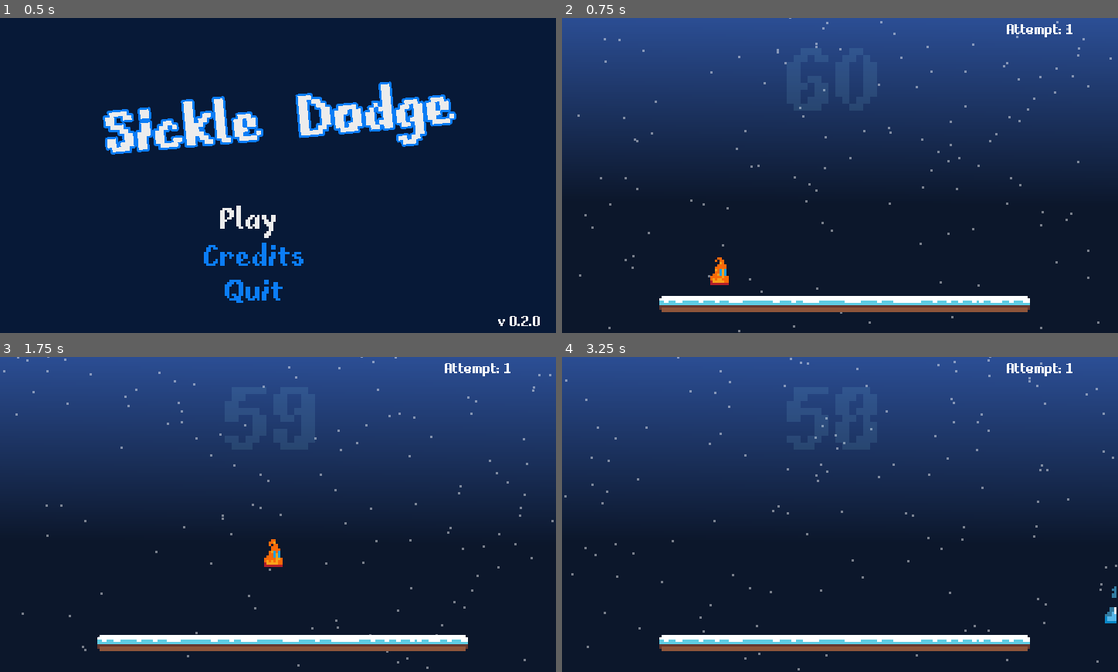
Above: before the commit, frames 1-4 (two rows, left to right).
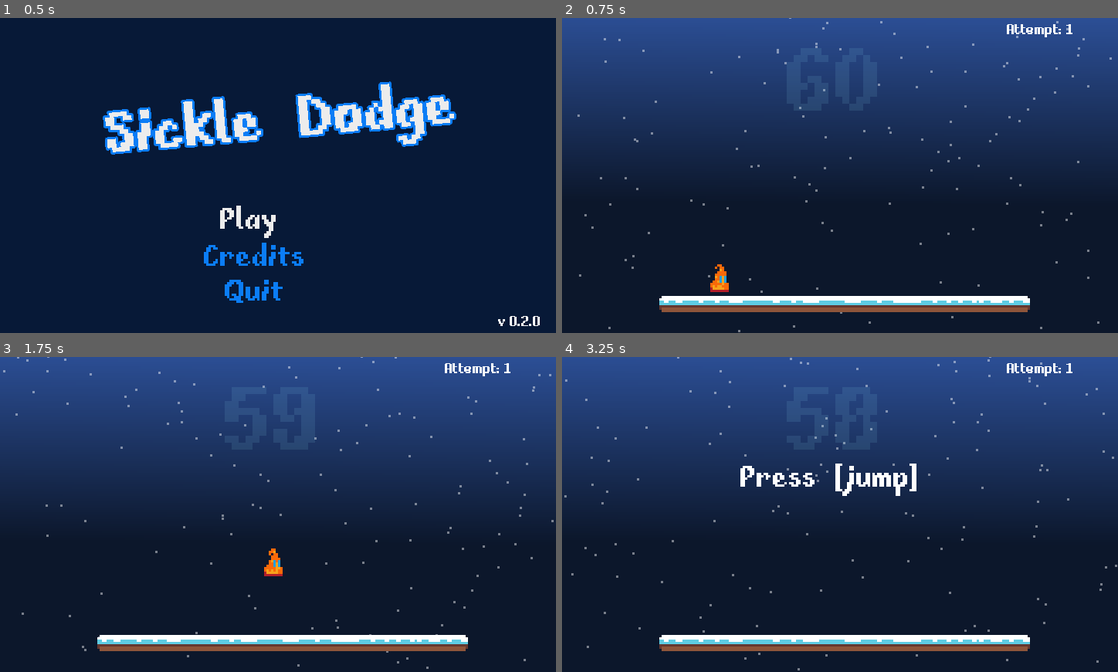
Above: after the commit, the same moments.

Repository: sugarvoid/winter-break-jam
Game: Godot game, scene res://game/menu/title_menu.tscn
Same seed, same stepped clock (60 frames per second), same inputs: the game is played once before the commit and once after it. Sound files missing from this copy of the repository are replaced by a short silence.
Inputs (mouse positions are in pixels of both pictures, inside the frame that each line leads up to):
- Up to frame 1 (0.5 s): no input
- Up to frame 2 (0.75 s): click (934, 125) at 0.5 s
- Up to frame 3 (1.75 s): tap Enter (ui_accept) at 1.25 s; hold D (move_right) from 1.28 s (still down); tap W (jump) at 1.52 s
- Up to frame 4 (3.25 s): tap W (jump) at 2.27 s; release D (move_right) at 2.78 s; hold A (move_left) from 2.78 s (still down)

Frame 1 is identical in both runs. In frame 2, 0.2% of the frame differs, in the area x 26-30%, y 75-88%; in frame 3, 0.3%; in frame 4, 1.0%, in the area x 32-100%, y 33-85%.

Commit message:
Increase player gravity and sickle break fps

Diff:
--- a/game/danger_object/ice_sickle/ice_sickle.tscn
+++ b/game/danger_object/ice_sickle/ice_sickle.tscn
@@ -49,7 +49,7 @@
 "frames": [ SubResource( 4 ) ],
 "loop": true,
 "name": "default",
-"speed": 5.0
+"speed": 6.0
 } ]
 
 [node name="IceSickle" instance=ExtResource( 1 )]
--- a/game/level/death_marker_container.gd
+++ b/game/level/death_marker_container.gd
@@ -3,7 +3,7 @@
 
 
 const p_DeathMarker: PackedScene = preload("res://game/player/death_marker.tscn")
-const MAX_MARKERS: int = 15
+const MAX_MARKERS: int = 30
 
 onready var _marker_conatiner: Node2D = $MarkerContainer
 
--- a/game/manager/hazard_manager/hazard_manager.gd
+++ b/game/manager/hazard_manager/hazard_manager.gd
@@ -96,7 +96,7 @@
 		24:
 			_spawn_wave(p_SWLeftBottom, 175)
 		26:
-			_spawn_wave(p_SWTopAll, 80)
+			_spawn_wave(p_SWTopAll, 110)
 		28:
 			_spawn_wave(p_SWRightTop)
 		30:
--- a/game/player/player.gd
+++ b/game/player/player.gd
@@ -21,8 +21,8 @@
 var acceleration: float = 0.2
 
 # TODO: Add two types of friction 1.0 for normal and 0.03 for "on ice"
-var friction: float = 0.5
-var gravity: float = 1000.0
+var friction: float = 0.1
+var gravity: float = 1200.0
 var horizontal_direction: int
 
 
